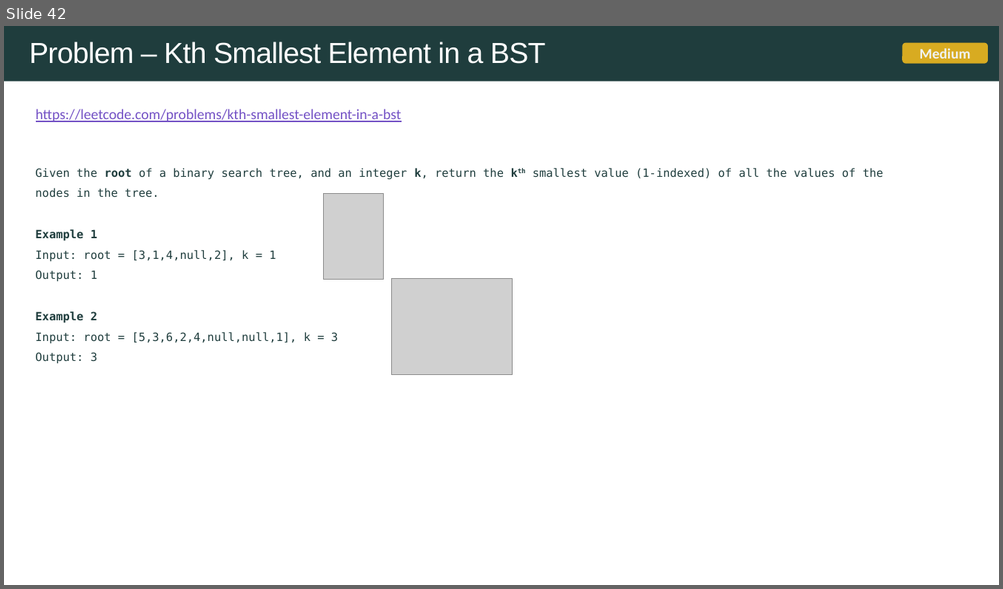
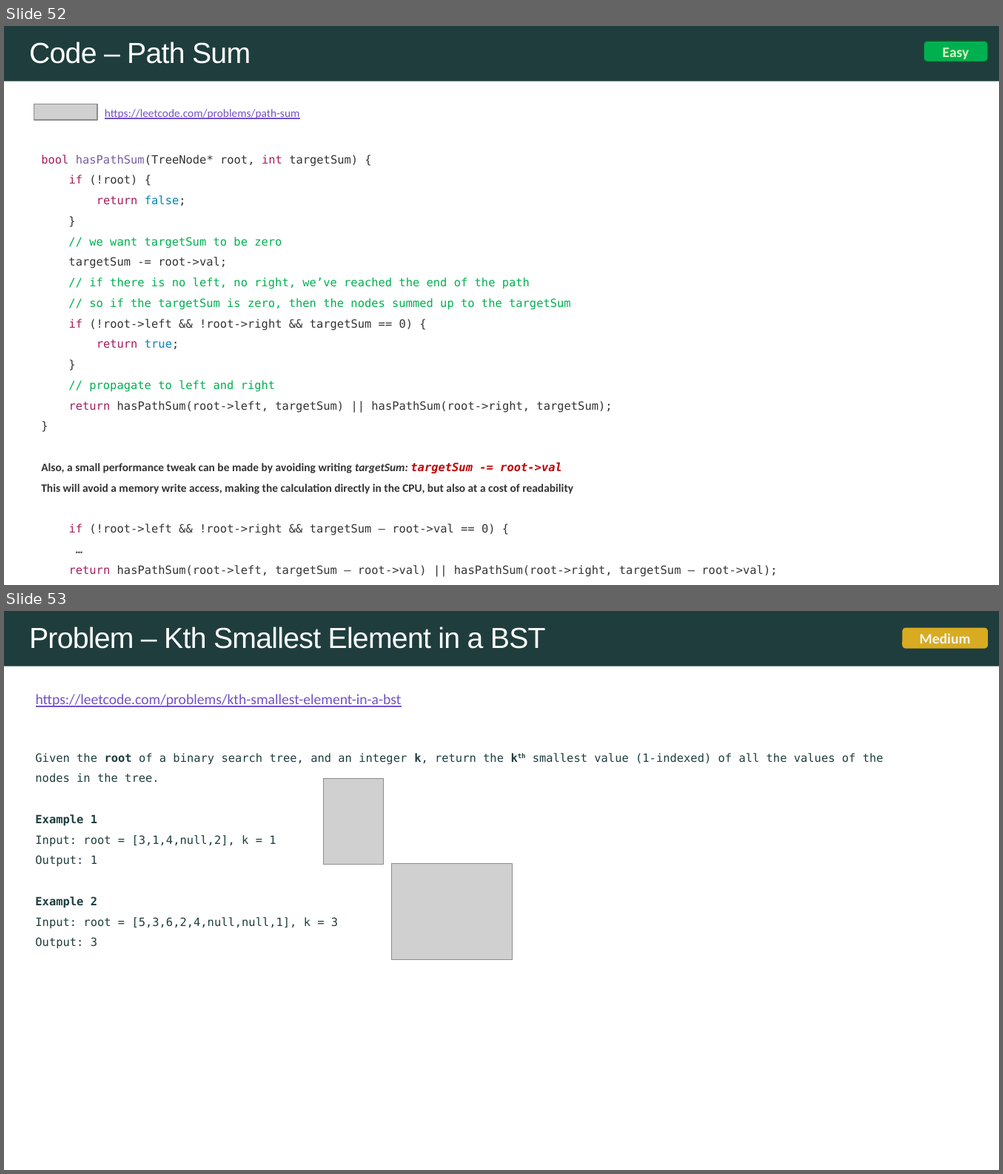
Before and after one commit to rfdavid/coding-interview-handbook-cpp, a slide deck: Algorithm and problem Solving Cheatsheet.pptm. Shown one above the other, each under a label of ours: slide 42 before the commit, slides 52 and 53 after it. The pictures are 1003x589 and 1003x1174 pixels, drawn with LibreOffice and Linux fonts; fonts in the diff are those of the drawing; grey boxes stand for pictures. Boxes give left, top, right and bottom in pixels: in the first picture for what was removed or moved away, otherwise in the second. Text is boxed around its words. In the diff, an @@ line names an element or a change of style, - is before the commit and + after.

```diff
--- a/Algorithm and problem Solving Cheatsheet.pptm
+++ b/Algorithm and problem Solving Cheatsheet.pptm
@@ slide 52 added at (4,26,999,585), background #FFFFFF; not listed: 1 template element that a slide beside it also shows @@
@@ text added at (29,42,250,64), 28 pt, text #FFFFFF @@
+Code – Path Sum
@@ rounded rectangle added at (923,41,987,62), fill #00B050, outline #0F5829 1 pt, 14 pt, text #D5F7BE, bold @@
+Easy
@@ picture added at (34,104,97,120) @@
@@ text added at (105,109,299,119), 11 pt, text #7351C5, underline @@
+https://leetcode.com/problems/path-sum
@@ text added at (41,155,777,577), 11 pt, text #333333 @@
+bool hasPathSum(TreeNode* root, int targetSum) {
+if (!root) {
+return false;
+}
+// we want targetSum to be zero
+targetSum -= root->val;
+// if there is no left, no right, we’ve reached the end of the path
+// so if the targetSum is zero, then the nodes summed up to the targetSum
+if (!root->left && !root->right && targetSum == 0) {
+return true;
+}
+// propagate to left and right
+return hasPathSum(root->left, targetSum) || hasPathSum(root->right, targetSum);
+}
+Also, a small performance tweak can be made by avoiding writing targetSum: targetSum -= root->val
+This will avoid a memory write access, making the calculation directly in the CPU, but also at a cost of readability
+if (!root->left && !root->right && targetSum – root->val == 0) {
+…
+return hasPathSum(root->left, targetSum – root->val) || hasPathSum(root->right, targetSum – root->val);
@@ what was slide 42 is now slide 53 @@
```
Also in this commit, not shown: 4 slides changed, 10 other slides added, 13 other files.
